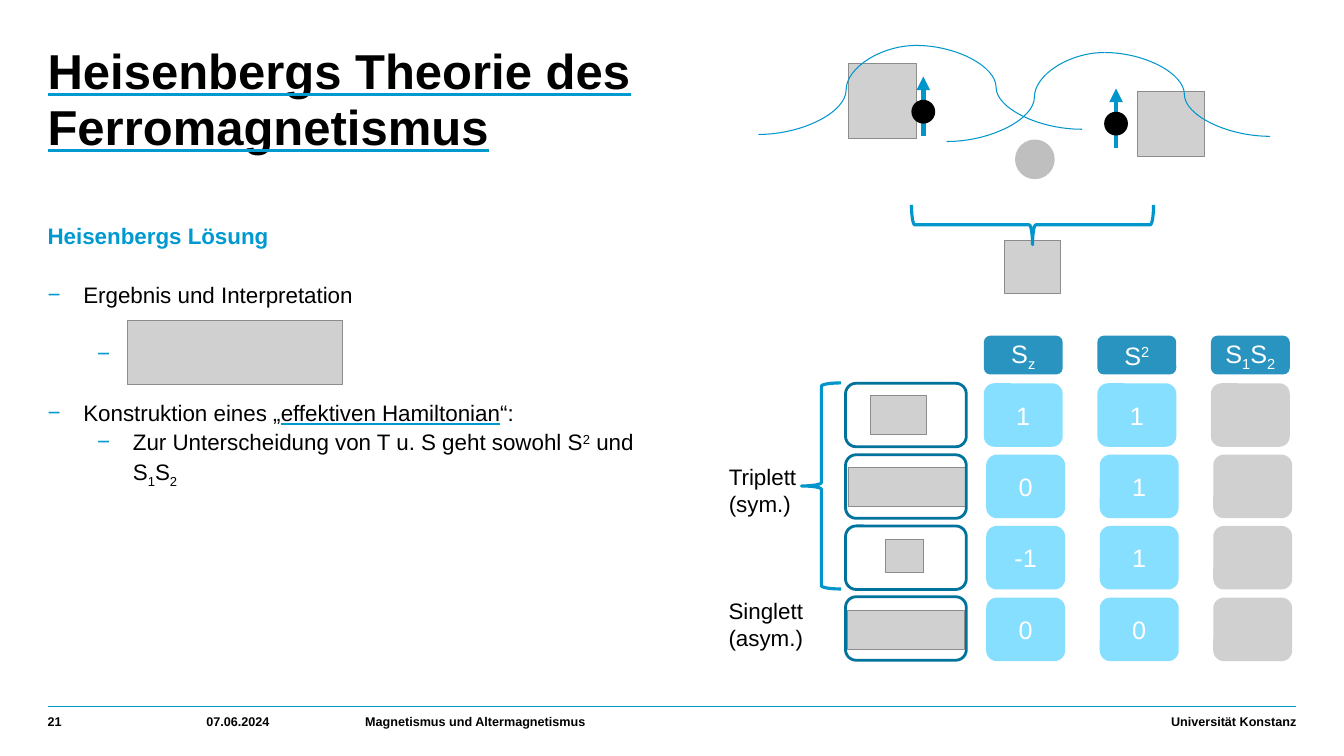
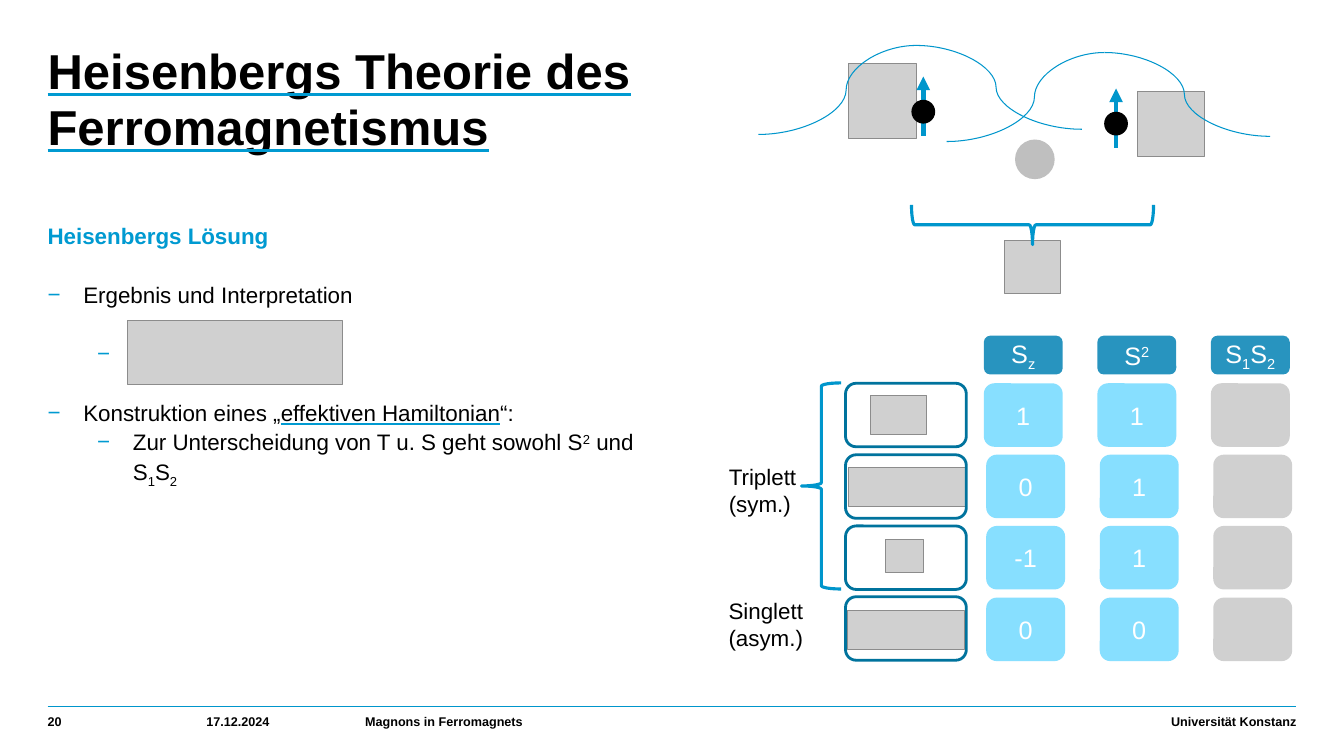
Before and after one commit to HolykingJulex/SeminarSaM, a slide deck: slide 20 of Vortrag.pptx (slide 21 before the commit). Drawn at 1344x756 pixels with LibreOffice and Linux fonts; fonts in the diff are those of the drawing; grey boxes stand for pictures. Boxes give left, top, right and bottom in pixels: in the first picture for what was removed or moved away, otherwise in the second. Text is boxed around its words. In the diff, an @@ line names an element or a change of style, - is before the commit and + after.

```diff
--- a/Vortrag.pptx
+++ b/Vortrag.pptx
@@ page number at bbox=[48, 717, 62, 726]: text changed @@
-21
+20
@@ text at bbox=[206, 717, 269, 726]: text changed @@
-07.06.2024
+17.12.2024
@@ text at bbox=[365, 717, 523, 729]: text changed @@
-Magnetismus und Altermagnetismus
+Magnons in Ferromagnets
```
Also in this commit, not shown: 46 other slides changed, 7 slides added, 8 slides removed.
